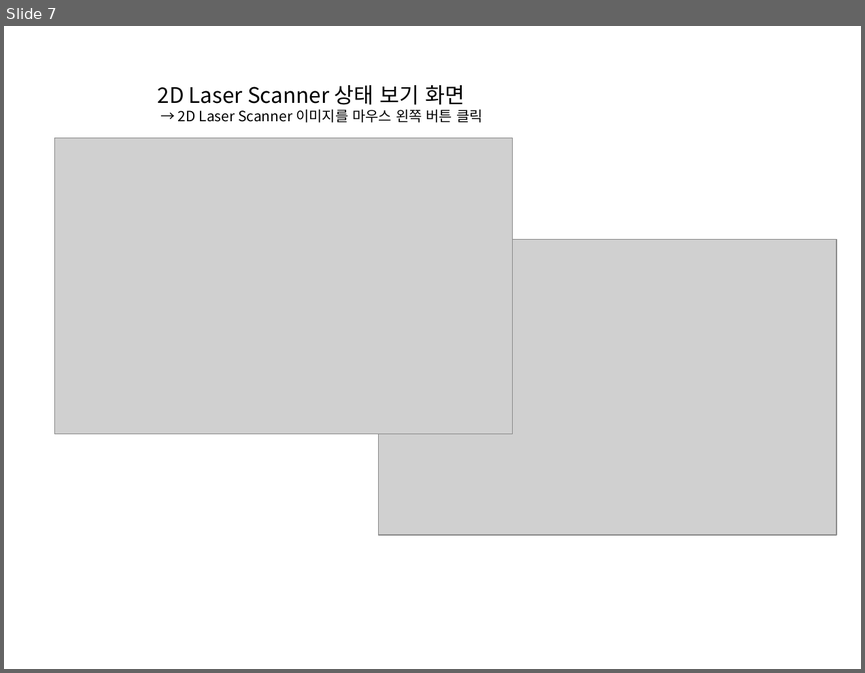
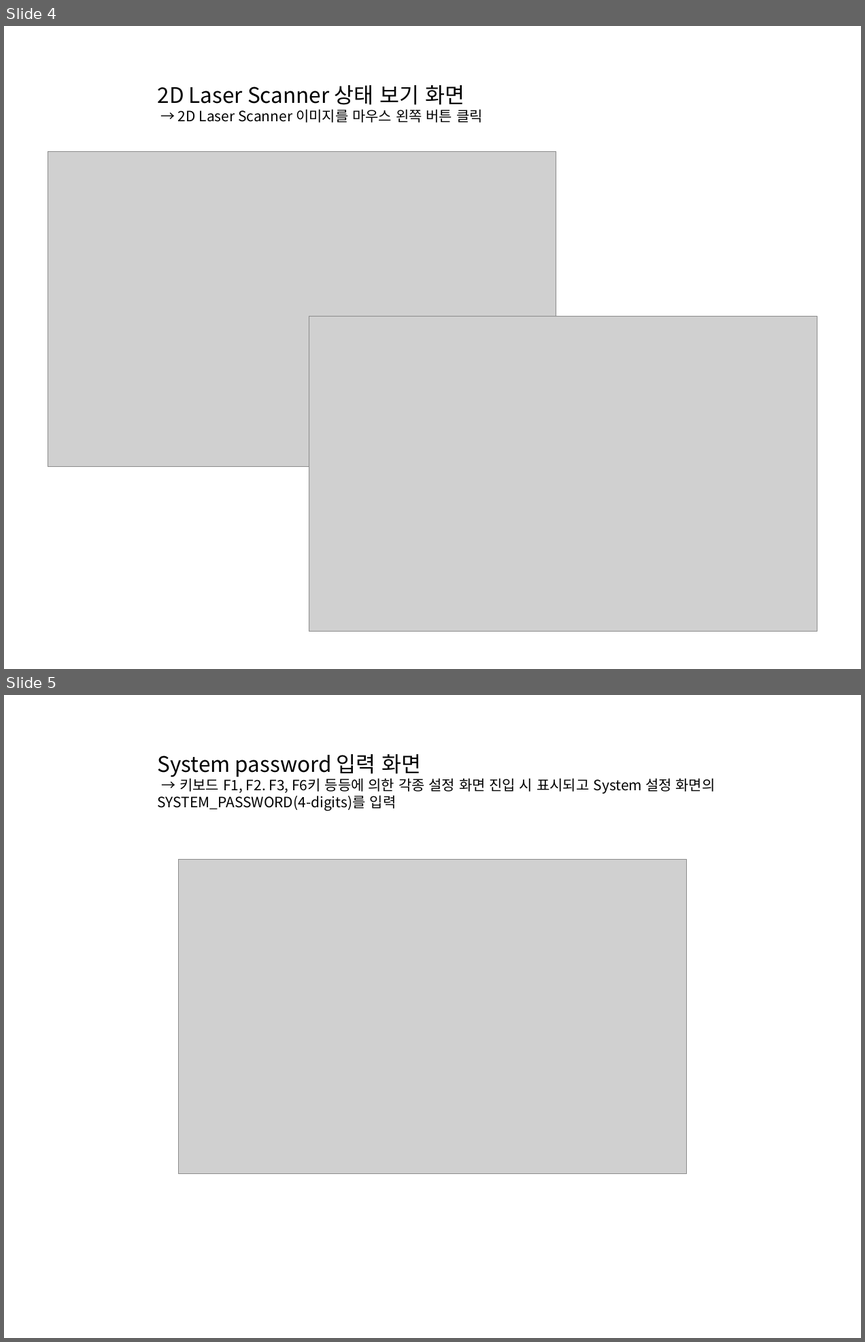
Before and after one commit to leesy24/AntiCollision_2D.application.windows32, a slide deck: 2D-AntiCollision Monitoring System.pptx. Shown one above the other, each under a label of ours: slide 7 before the commit, slides 4 and 5 after it. The pictures are 865x673 and 865x1342 pixels, drawn with LibreOffice and Linux fonts; fonts in the diff are those of the drawing; grey boxes stand for pictures. Boxes give left, top, right and bottom in pixels: in the first picture for what was removed or moved away, otherwise in the second. Text is boxed around its words. In the diff, an @@ line names an element or a change of style, - is before the commit and + after.

Commit message:
Add 2D-AntiCollision Monitoring System rev. A04 document.

```diff
--- a/2D-AntiCollision Monitoring System.pptx
+++ b/2D-AntiCollision Monitoring System.pptx
@@ slide 5 added at <box>4,695,861,1338</box>, background #FFFFFF @@
@@ text added at <box>158,754,715,811</box>, 12 pt, text #000000 @@
+System password 입력 화면
+→ 키보드 F1, F2. F3, F6키 등등에 의한 각종 설정 화면 진입 시 표시되고 System 설정 화면의 SYSTEM_PASSWORD(4-digits)를 입력
@@ picture added at <box>178,859,686,1173</box> @@
@@ what was slide 7 is now slide 4 @@
@@ slide 4 changed as well @@
@@ picture: place and size @@
-picture at <box>54,138,512,434</box>
+picture at <box>48,152,555,467</box>
@@ picture removed at <box>379,240,836,535</box> @@
@@ picture added at <box>309,316,817,631</box> @@
```
Also in this commit, not shown: 7 other slides changed, 1 other slide added, 2 slides removed.
